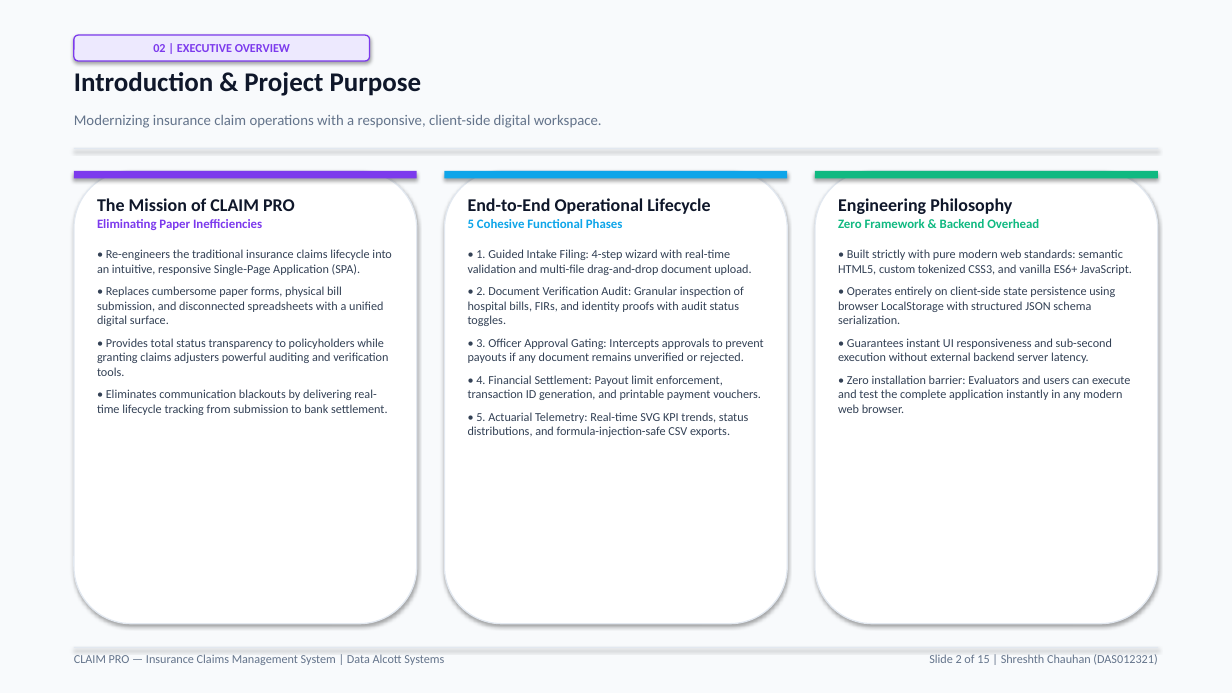
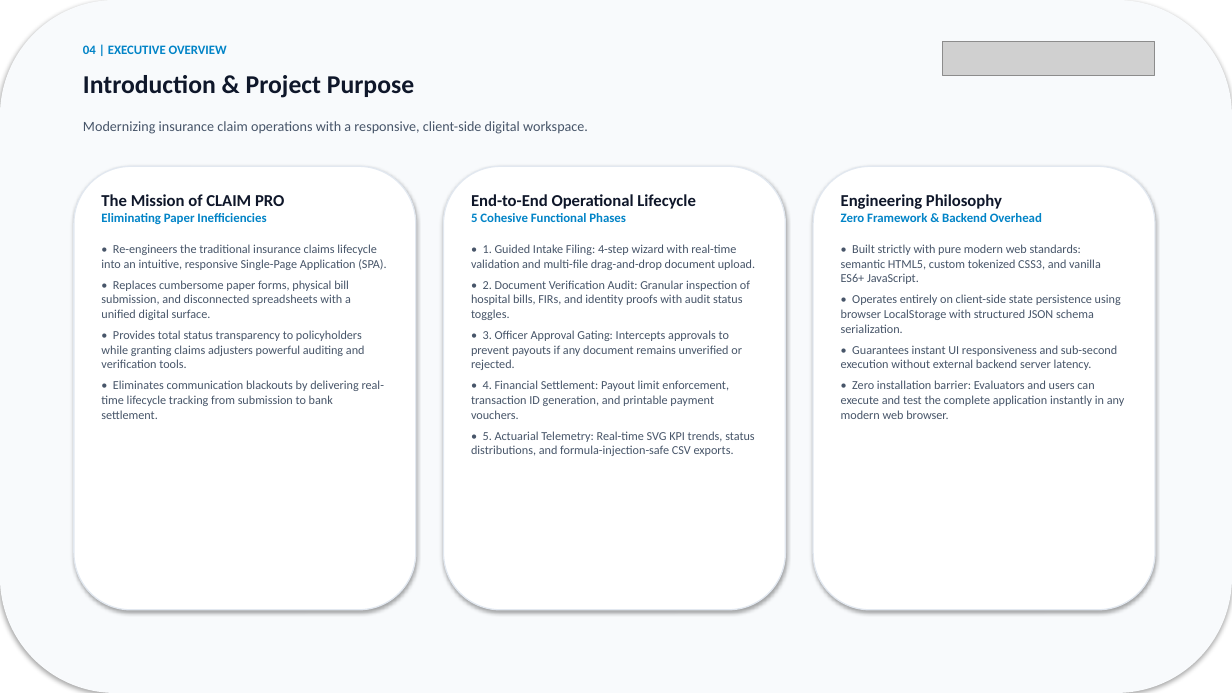
Before and after one commit to shresthchauhan14-cpu/claim-pro-internship-docs, a slide deck: slide 4 of 02_Project_Presentation/CLAIM_PRO_Internship_Presentation.pptx (slide 2 before the commit). Drawn at 1232x693 pixels with LibreOffice and Linux fonts; fonts in the diff are those of the drawing; grey boxes stand for pictures. Boxes give left, top, right and bottom in pixels: in the first picture for what was removed or moved away, otherwise in the second. Text is boxed around its words. In the diff, an @@ line names an element or a change of style, - is before the commit and + after.

Commit message:
docs: align internship documentation with IILM University academic formatting
- Upgrade technical report to 31-page academic format with IILM University cover page, candidate declaration, acknowledgement, TOC, certificate chapter with high-res embed, 52-test matrix, and 17 screenshots
- Upgrade presentation deck to 16-slide academic structure with IILM University branding, candidate overview, host profile, certificate verification table, and presenter attribution
- Add verified University Roll Number 2410030045, Section 3CSE14, and academic credentials across all metadata files

```diff
--- a/02_Project_Presentation/CLAIM_PRO_Internship_Presentation.pptx
+++ b/02_Project_Presentation/CLAIM_PRO_Internship_Presentation.pptx
@@ rounded rectangle at (0,0,1232,693): rectangle to rounded rectangle @@
@@ rounded rectangle removed at (74,35,370,61) @@
-02 | EXECUTIVE OVERVIEW
@@ text added at (83,45,227,54), 10 pt, text #0284C7, bold @@
+04 | EXECUTIVE OVERVIEW
@@ picture added at (943,42,1155,76) @@
@@ text "Introduction & Project Purpose" at (83,75,414,98): size 21 to 20 pt @@
@@ text "Modernizing insurance claim operations with ..." at (83,121,588,134): size 11.5 to 11 pt, text colour #64748B to #475569 @@
@@ rectangle removed at (74,148,1158,149) @@
@@ rounded rectangle: place and size @@
-rounded rectangle at (74,171,417,624)
+rounded rectangle at (74,166,416,610)
@@ rectangle removed at (74,171,417,178) @@
@@ rounded rectangle: place and size @@
-rounded rectangle at (445,171,787,624)
+rounded rectangle at (444,166,786,610)
@@ rectangle removed at (445,171,787,178) @@
@@ rounded rectangle: place and size @@
-rounded rectangle at (815,171,1158,624)
+rounded rectangle at (813,166,1155,610)
@@ rectangle removed at (815,171,1158,178) @@
@@ text "The Mission of CLAIM PRO" at (101,194,386,419): size 14 to 13 pt in "The Mission of CLAIM PRO"; text colour #7C3AED to #0284C7 in "Eliminating Paper Inefficiencies"; text colour #334155 to #475569 in "• Re-engineers the traditional insurance claims lifecycle ...", "• Replaces cumbersome paper forms, physical bill ...", "• Provides total status transparency to policyholders ...", "• Eliminates communication blackouts by delivering real-time ..."; less space between paragraphs @@
@@ text "End-to-End Operational Lifecycle" at (471,194,755,456): size 14 to 13 pt in "End-to-End Operational Lifecycle"; text colour #0EA5E9 to #0284C7 in "5 Cohesive Functional Phases"; text colour #334155 to #475569; less space between paragraphs @@
@@ text "Engineering Philosophy" at (841,194,1125,419): size 14 to 13 pt in "Engineering Philosophy"; text colour #10B981 to #0284C7 in "Zero Framework & Backend Overhead"; text colour #334155 to #475569 in "• Built strictly with pure modern web ...", "• Operates entirely on client-side state persistence ...", "• Guarantees instant UI responsiveness and sub-second ...", "• Zero installation barrier: Evaluators and users ..."; less space between paragraphs @@
@@ rectangle removed at (74,647,1158,648) @@
@@ text removed at (74,654,444,665) @@
-CLAIM PRO — Insurance Claims Management System | Data Alcott Systems
@@ text removed at (929,654,1157,665) @@
-Slide 2 of 15 | Shreshth Chauhan (DAS012321)
```
Also in this commit, not shown: 2 other slides changed, 13 slides added, 12 slides removed, 4 other files.
